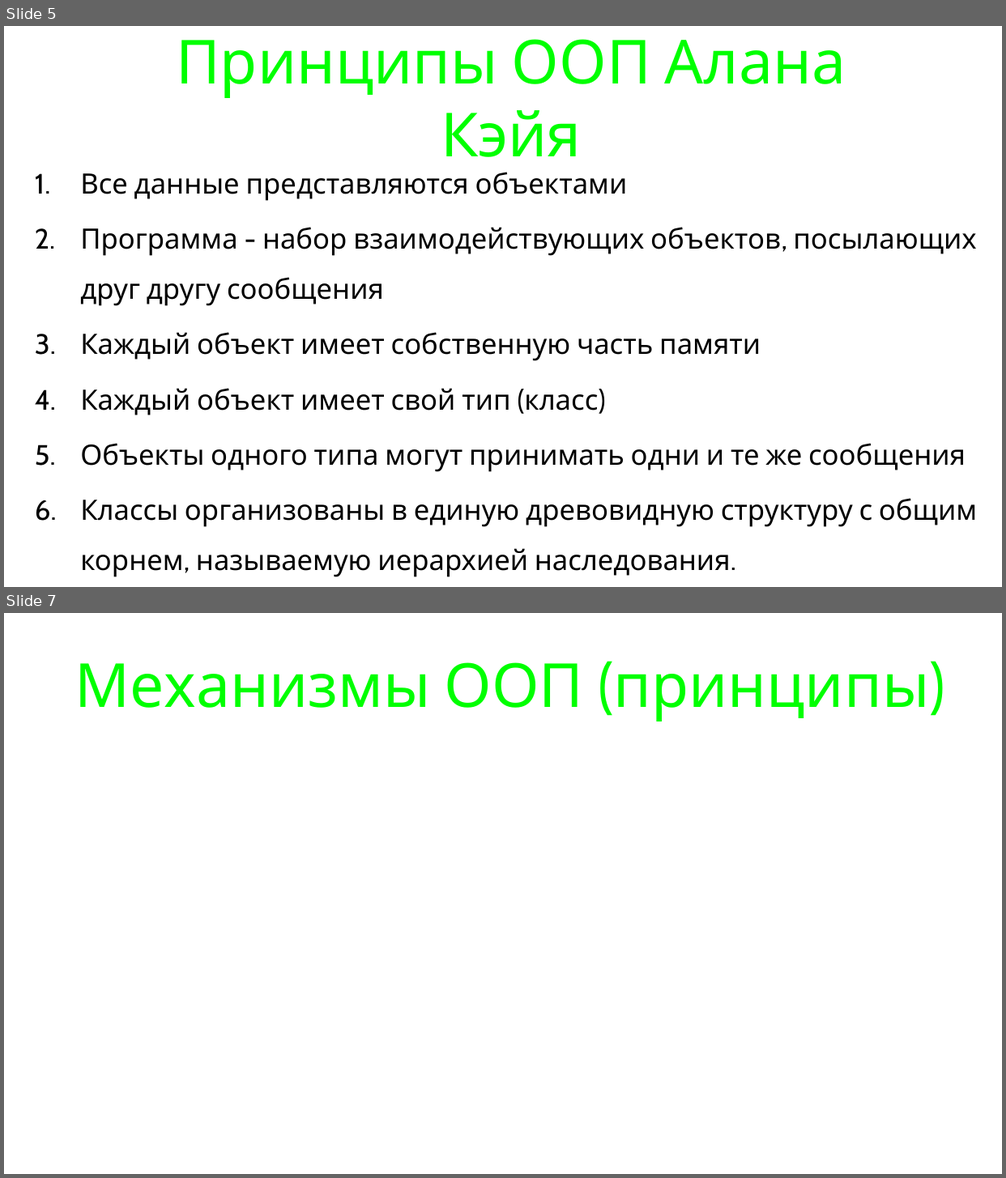
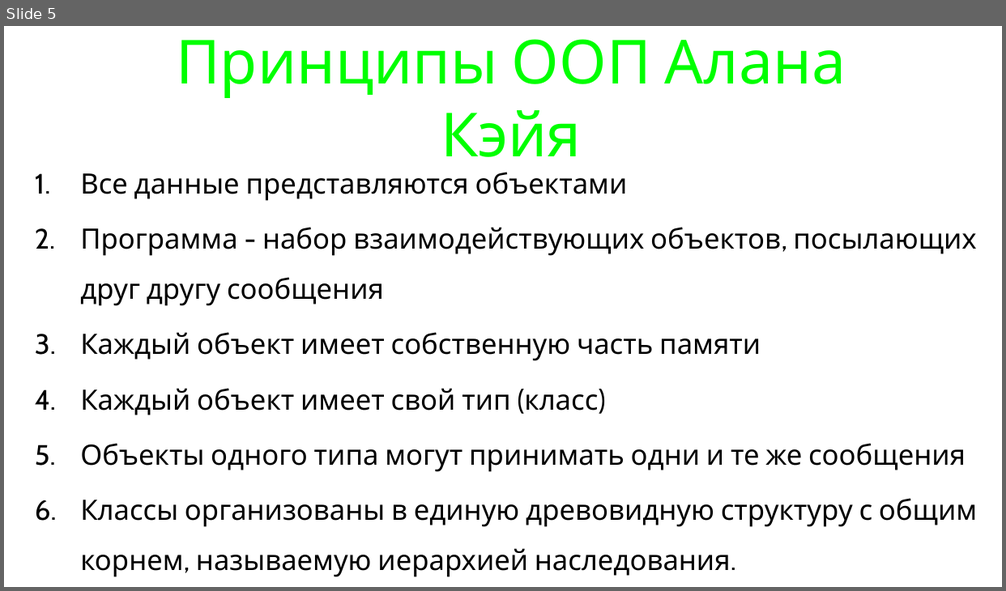
Before and after one commit to maxchv/LearnPython, a slide deck: week08/oop.pptx. Shown one above the other, each under a label of ours: slides 5 and 7 before the commit, slide 5 after it; the slides between them are not shown. The pictures are 1006x1178 and 1006x591 pixels, drawn with LibreOffice and Linux fonts; fonts in the diff are those of the drawing. Boxes give left, top, right and bottom in pixels: in the first picture for what was removed or moved away, otherwise in the second. Text is boxed around its words. In the diff, an @@ line names an element or a change of style, - is before the commit and + after.

```diff
--- a/week08/oop.pptx
+++ b/week08/oop.pptx
@@ slide 7 removed at (4, 613, 1002, 1174), background #FFFFFF @@
@@ title removed at (74, 662, 929, 722) @@
-Механизмы ООП (принципы)
```
Also in this commit, not shown: 2 slides changed, 25 slides added, 2 other files.
